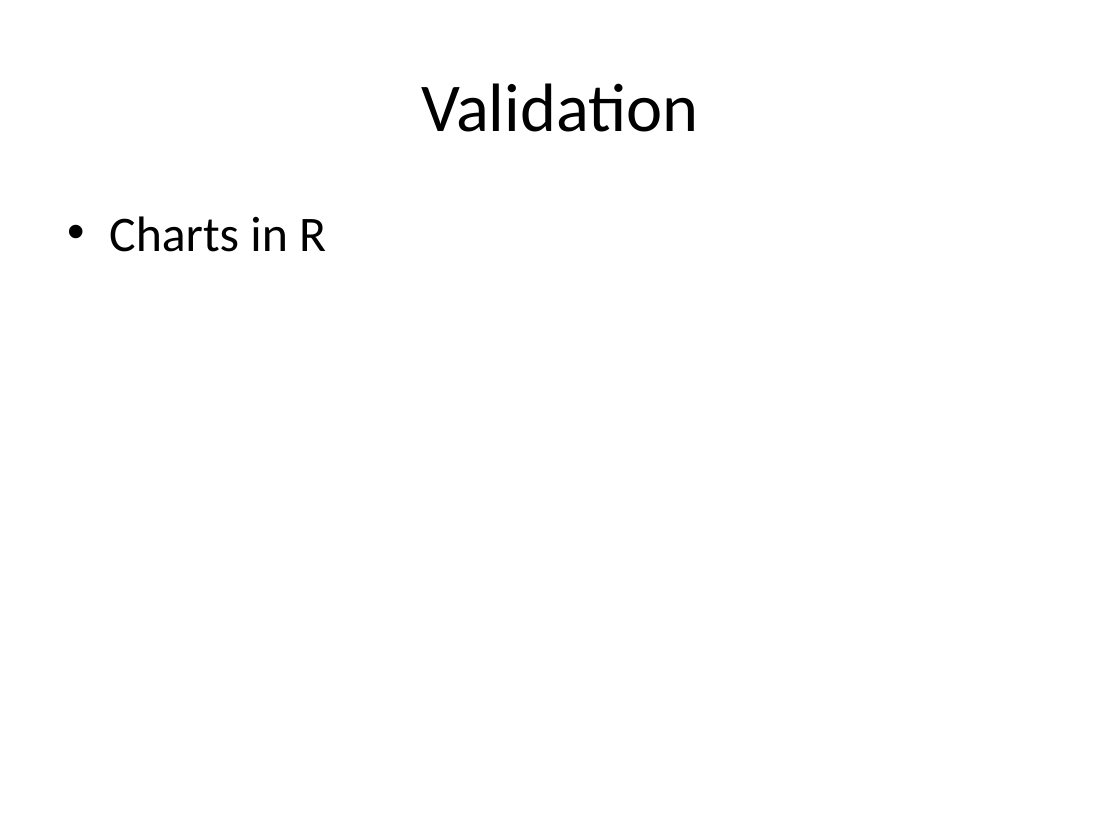
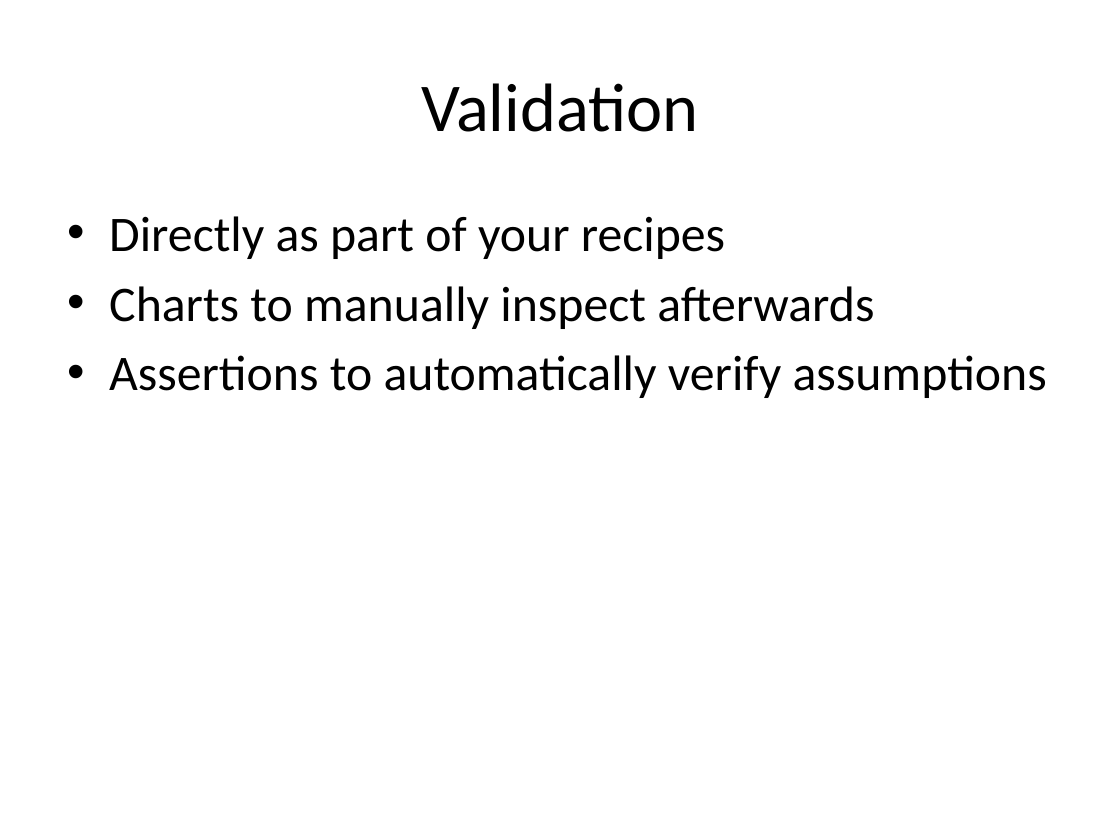
Before and after one commit to tsibley/Workflows-and-Parallel-Processing, a slide deck: slide 43 of CBG-2014-05-21.pptx (slide 20 before the commit). Drawn at 1120x840 pixels with LibreOffice and Linux fonts; fonts in the diff are those of the drawing. Boxes give left, top, right and bottom in pixels: in the first picture for what was removed or moved away, otherwise in the second. Text is boxed around its words. In the diff, an @@ line names an element or a change of style, - is before the commit and + after.

Commit message:
Lots of tweaks after my first talk through
Validation and assertions are now related to after the "Thanks!" slide,
as they're not ready and too much material.  They can be the subject of
another talk.

```diff
--- a/CBG-2014-05-21.pptx
+++ b/CBG-2014-05-21.pptx
@@ text at [109,216,1047,398]: text changed @@
-• Charts in R
+• Directly as part of your recipes
+• Charts to manually inspect afterwards
+• Assertions to automatically verify assumptions
```
Also in this commit, not shown: 2 other slides changed, 4 slides added, 1 slide removed.
